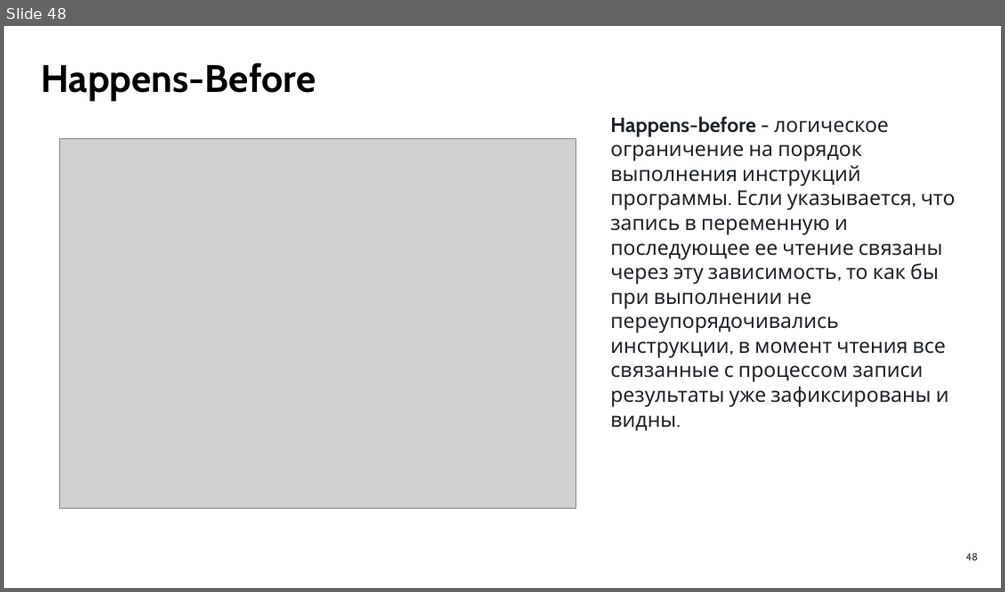
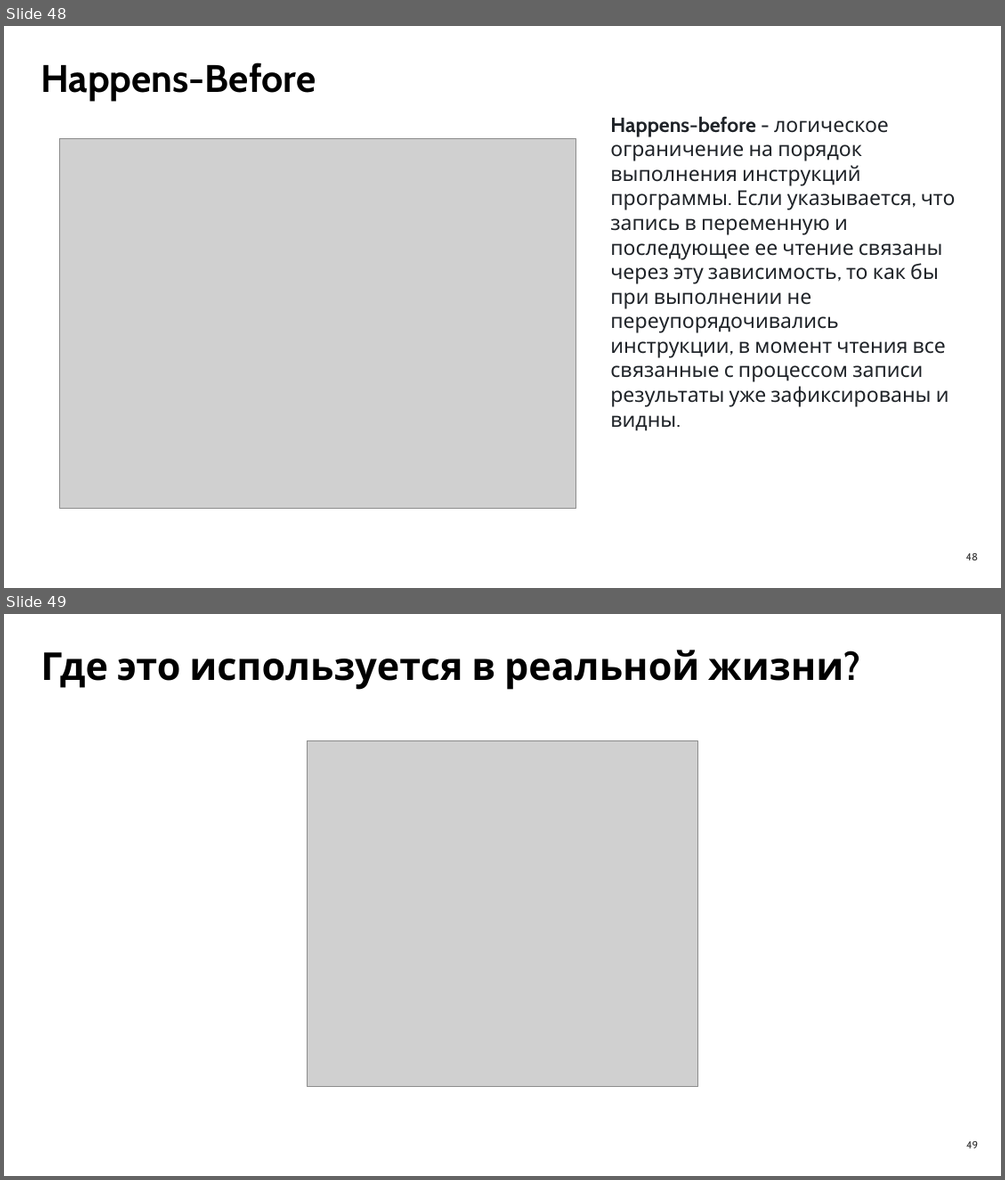
Before and after one commit to LilZaChill/market-pulse-ustinov, a slide deck: advanced/docs/seminar10/Семинар 10.pptx. Shown one above the other, each under a label of ours: slide 48 before the commit, slides 48 and 49 after it. The pictures are 1005x592 and 1005x1180 pixels, drawn with LibreOffice and Linux fonts; fonts in the diff are those of the drawing; grey boxes stand for pictures. Boxes give left, top, right and bottom in pixels: in the first picture for what was removed or moved away, otherwise in the second. Text is boxed around its words. In the diff, an @@ line names an element or a change of style, - is before the commit and + after.

```diff
--- a/advanced/docs/seminar10/Семинар 10.pptx
+++ b/advanced/docs/seminar10/Семинар 10.pptx
@@ slide 49 added at bbox=[4, 614, 1001, 1176], background #FFFFFF @@
@@ text added at bbox=[40, 650, 843, 690], 60 pt, text #000000, bold @@
+Где это используется в реальной жизни?
@@ picture added at bbox=[307, 740, 698, 1086] @@
@@ page number added at bbox=[966, 1141, 978, 1148], 16 pt, text #333333 @@
+49
```
Also in this commit, not shown: 11 slides changed, 3 other slides added, 4 slides removed.
